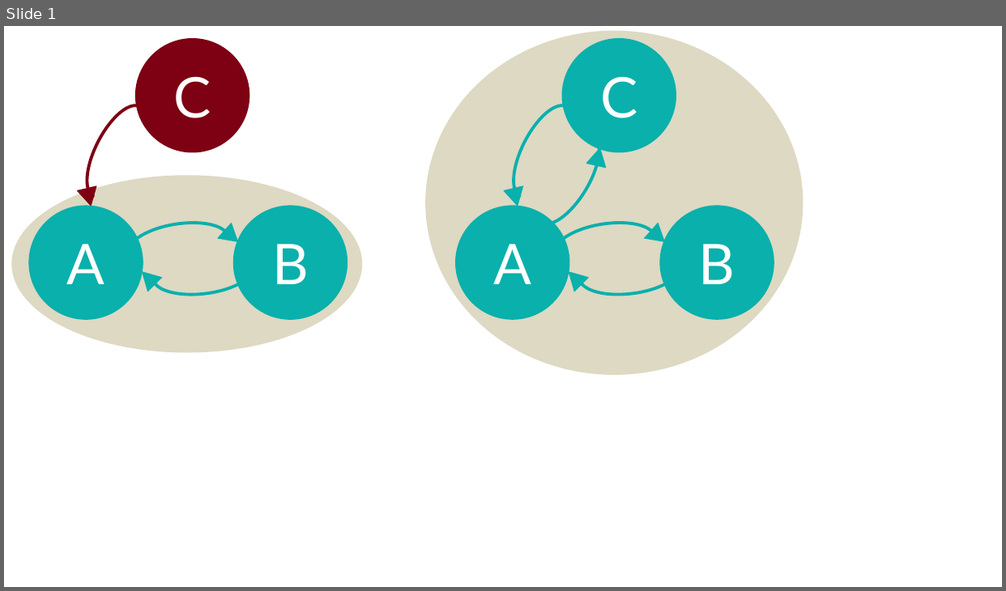
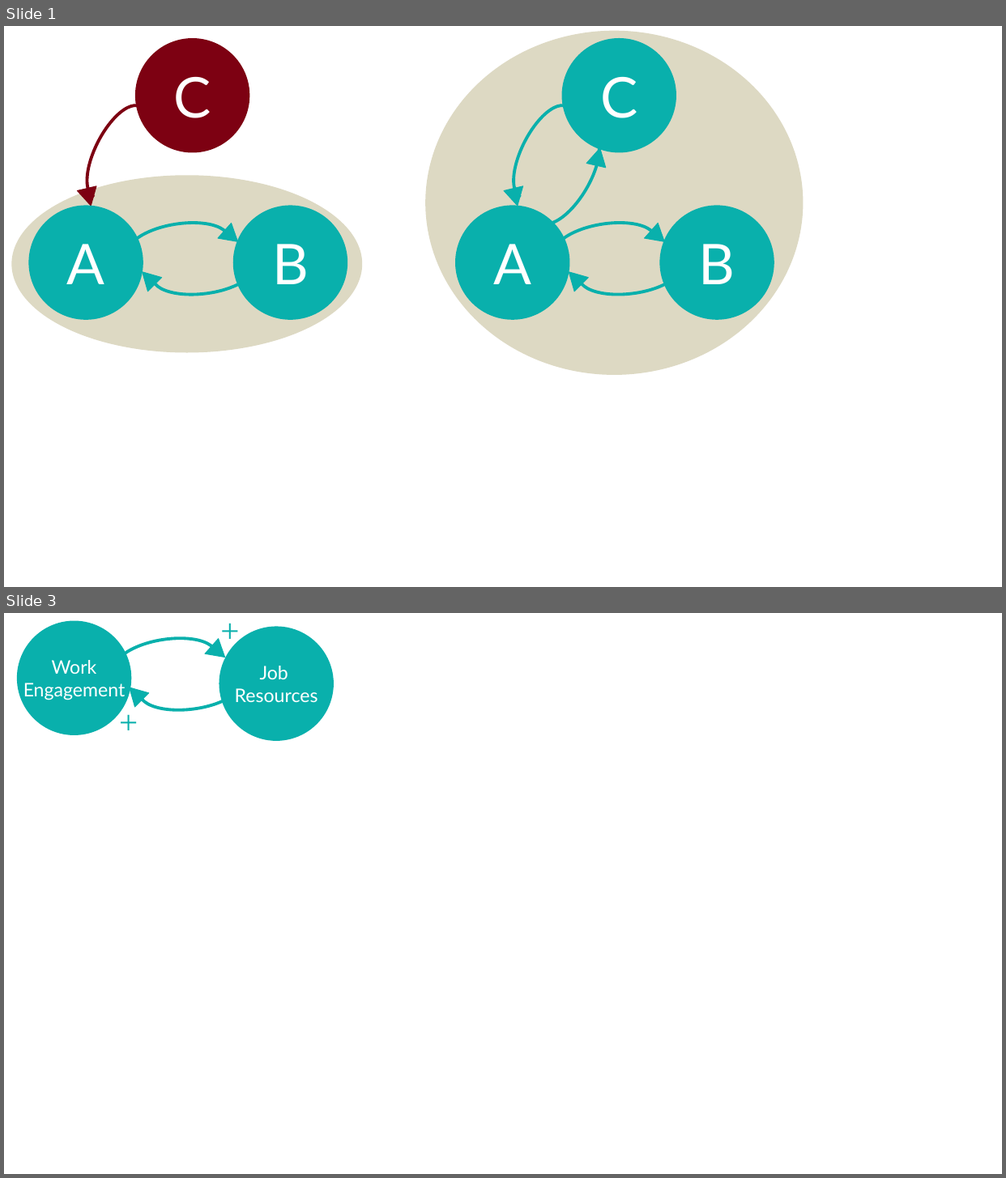
Before and after one commit to kcevers/sdbuildR, a slide deck: vignettes/articles/figs_jdr/sdbuildR_paper.pptx. Shown one above the other, each under a label of ours: slide 1 before the commit, slides 1 and 3 after it; the slides between them are not shown. The pictures are 1006x591 and 1006x1178 pixels, drawn with LibreOffice and Linux fonts; fonts in the diff are those of the drawing. Boxes give left, top, right and bottom in pixels: in the first picture for what was removed or moved away, otherwise in the second. Text is boxed around its words. In the diff, an @@ line names an element or a change of style, - is before the commit and + after.

```diff
--- a/vignettes/articles/figs_jdr/sdbuildR_paper.pptx
+++ b/vignettes/articles/figs_jdr/sdbuildR_paper.pptx
@@ slide 3 added at [4,613,1002,1174], background #FFFFFF @@
@@ ellipse added at [18,621,130,735], fill #09B0AC, outline #09B0AC 1.5 pt, 18 pt, text #FFFFFF @@
+Work
+Engagement
@@ left bracket added at [112,632,215,669], outline #09B0AC 3 pt @@
@@ text added at [214,613,246,653], 32 pt, text #09B0AC @@
++
@@ ellipse added at [219,628,333,740], fill #09B0AC, outline #09B0AC 1.5 pt, 18 pt, text #FFFFFF @@
+Job
+Resources
@@ triangle added at [201,639,224,663], fill #09B0AC, outline #09B0AC 0.75 pt @@
@@ triangle added at [122,680,149,707], fill #09B0AC, outline #09B0AC 0.75 pt @@
@@ left bracket added at [139,681,244,716], outline #09B0AC 3 pt @@
@@ text added at [112,697,145,745], 32 pt, text #09B0AC @@
++
```
Also in this commit, not shown: 5 slides changed, 1 other slide added, 17 other files.
